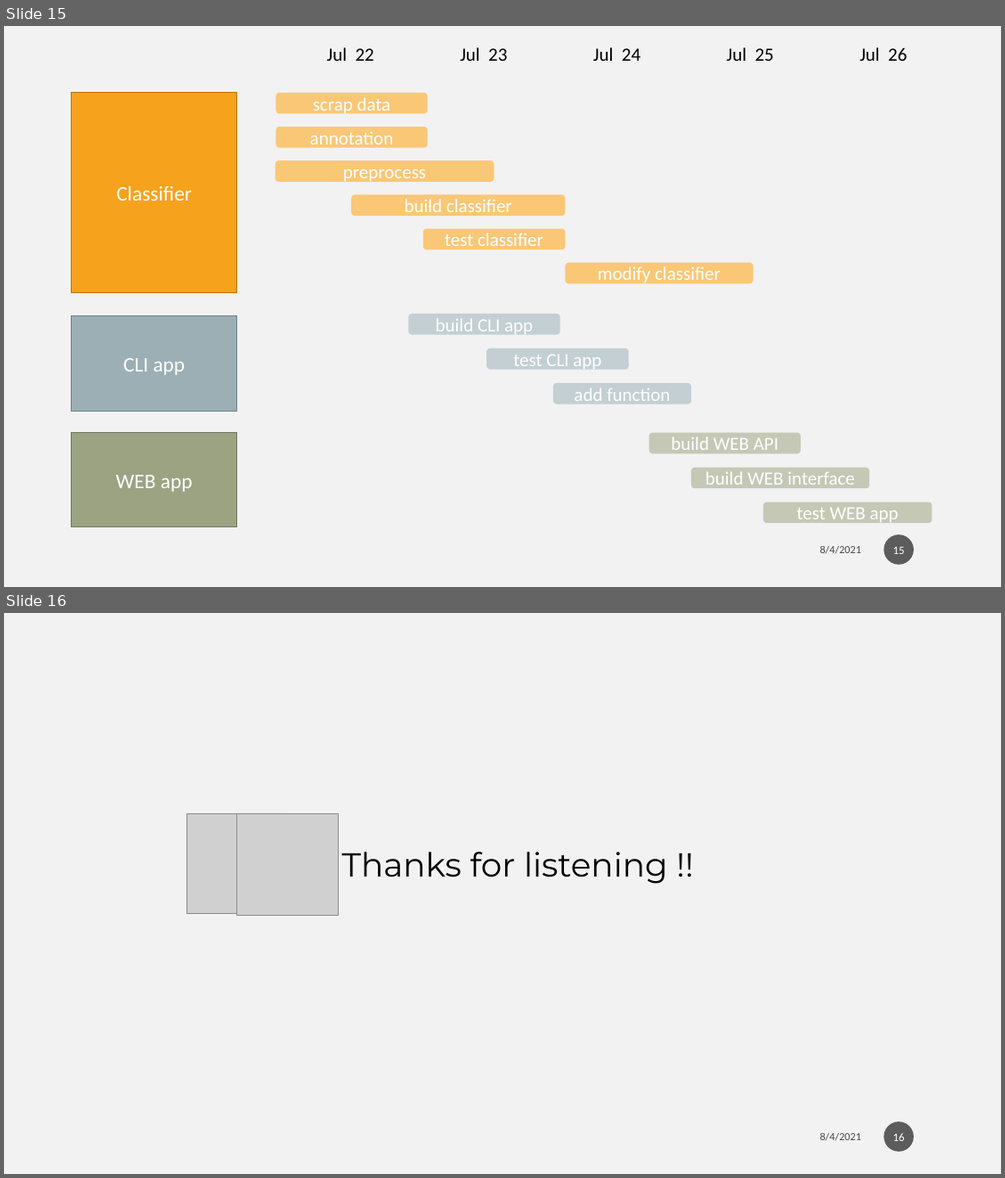
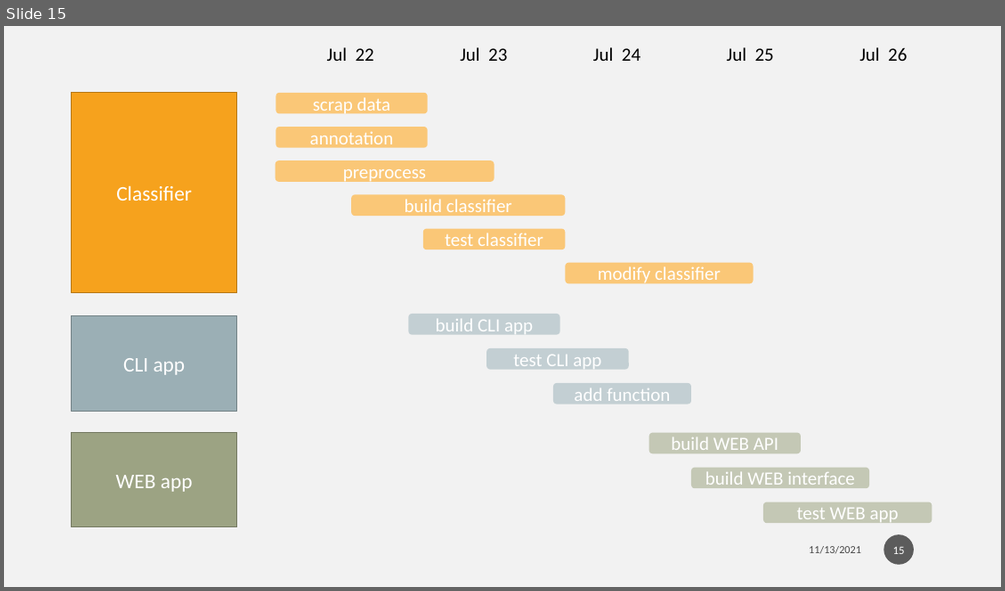
Before and after one commit to Weber12321/AD-classifier-side-project, a slide deck: AD_classifier.pptx. Shown one above the other, each under a label of ours: slides 15 and 16 before the commit, slide 15 after it. The pictures are 1005x1178 and 1005x591 pixels, drawn with LibreOffice and Linux fonts; fonts in the diff are those of the drawing; grey boxes stand for pictures; background and template pictures are left out. Boxes give left, top, right and bottom in pixels: in the first picture for what was removed or moved away, otherwise in the second. Text is boxed around its words. In the diff, an @@ line names an element or a change of style, - is before the commit and + after.

```diff
--- a/AD_classifier.pptx
+++ b/AD_classifier.pptx
@@ slide 16 removed at (4,613,1001,1174), background #F2F2F2 @@
@@ picture removed at (186,813,287,914) @@
@@ picture removed at (236,813,339,915) @@
@@ text removed at (342,852,668,884) @@
-Thanks for listening !!
@@ text removed at (820,1133,861,1141) @@
-8/4/2021
@@ page number removed at (884,1121,914,1151) @@
-16
@@ slide 15 changed as well @@
@@ text at (809,546,861,554): text changed @@
-8/4/2021
+11/13/2021
```
Also in this commit, not shown: 14 other slides changed, 2 other files.
